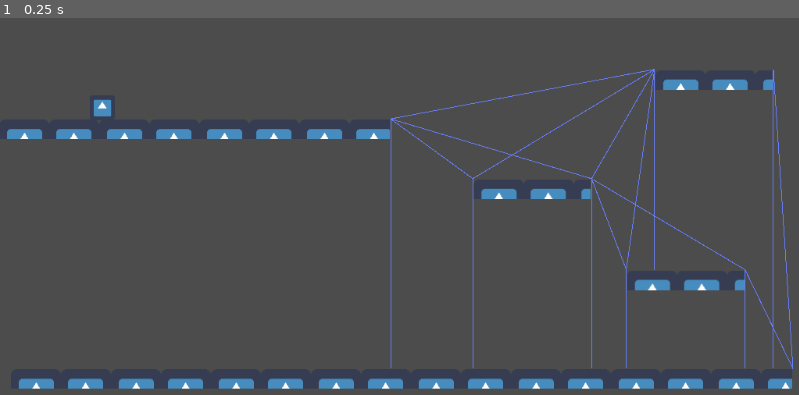
Above: before the commit, frame 1.
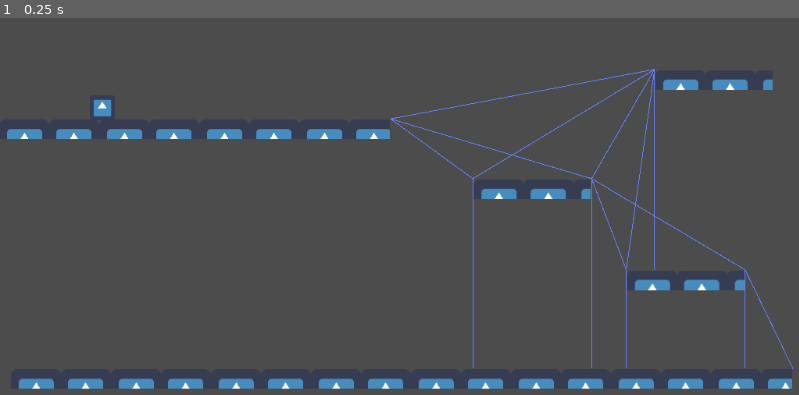
Above: after the commit, the same moment.

Repository: CiaranWoodward/LD48
Game: Godot game, scene res://Levels/TestLevel.tscn
The game is run twice, just before and just after one commit, with the same random seed, the same clock (stepped at 60 frames per second) and the same inputs. The engine's default icon, where the game draws it, is replaced by a stand-in: a white triangle on a blue panel in a dark square.
Inputs:
- Up to frame 1 (0.25 s): no input

The runs differ from the first frame. In frame 1, 0.5% of the frame differs, in the area x 48-100%, y 13-93%.

Commit message:
Expand navigation functionality
The fact that this works is simultaneously amazing and terrifying.
I'm trying not to throw up as I write this

Diff:
--- a/Enemies/SimpleEnemy.gd
+++ b/Enemies/SimpleEnemy.gd
@@ -2,7 +2,9 @@
 
 export var max_fallspeed = 700
 export var max_speed = 500
-export var max_jumpheight = 400
+export var max_jumpheight = 300
+export var max_fallheight = 300
+export var max_jump_up_time = 0.7
 
 #animation properties between 0 and 1
 export var fall_rate = 0.0
@@ -29,11 +31,41 @@
 
 func _physics_process(delta):
 	_handle_falling(delta)
+	_handle_idle(delta)
 	move_and_collide(Vector2(0, fall_rate * max_fallspeed) * delta)
+
+func _is_jump_possible(from : Vector2, to : Vector2) -> bool:
+	var heightincrease = from.y - to.y # This is backwards because y is inverted!
+	var xdist = abs(from.x - to.x)
+	var time_required = xdist/max_speed
+	var time_fromheight
+
+	if heightincrease < 0:
+		time_fromheight = -heightincrease/max_fallspeed
+	else:
+		time_fromheight = max_jump_up_time + (max_jumpheight-heightincrease)/max_fallspeed
+
+	# Too high
+	if heightincrease > max_jumpheight:
+		return false
+	# Too low
+	if heightincrease < -max_fallheight:
+		return false
+	# Too far
+	if time_required > time_fromheight:
+		return false
+	return true
 
 func _create_typed_navmap():
 	var map = get_parent().GetNavMeshCopy()
-	#TODO: Continue
+	for plat in map.keys():
+		var rmlist = []
+		for entry in map[plat]:
+			if !_is_jump_possible(entry["src"], entry["dst"]):
+				rmlist.append(entry)
+		for val in rmlist:
+			map[plat].erase(val)
+	get_parent().SetNavMeshForType(MY_TYPE, map)
 
 # Take a random, non-backtracking path to the destination
 func _repath_to(gpos : Vector2):
@@ -44,3 +76,4 @@
 	if astar == null:
 		_create_typed_navmap()
 		astar = get_parent().GetAstarForType(MY_TYPE)
+	astar.get_path(my_platform, dest_platform)
--- a/Levels/TestLevel.gd
+++ b/Levels/TestLevel.gd
@@ -21,6 +21,7 @@
 	var navmap
 	var idmap
 
+	# Initialise the astar with a navmap
 	func init(navmap, idmap):
 		self.navmap = navmap
 		self.idmap = idmap
@@ -29,6 +30,14 @@
 		for plat in navmap.keys():
 			for entry in navmap[plat]:
 				self.connect_points(plat.id, entry["other"].id)
+
+	# Get a path (as a list of platforms)
+	func get_path(start_plat, dst_plat):
+		var retlist = []
+		var idpath = self.get_id_path(start_plat.id, dst_plat.id)
+		for id in idpath:
+			retlist.append(idmap[id])
+		return retlist
 
 	func _compute_cost(from_id, to_id):
 		var list = navmap[idmap[from_id]]
@@ -51,6 +60,8 @@
 	if !_navmap_collided:
 		_navmap_collided = true
 		_collide_navmesh()
+		#TODO: Hack to draw navmap
+		$SimpleEnemy._create_typed_navmap()
 		_drawNavMesh()
 
 func _collide_navmesh():
@@ -70,7 +81,8 @@
 	if !drawNavMesh:
 		return
 	for plat in _platforms:
-		var lst = _platform_navmap[plat]
+		#var lst = _platform_navmap[plat]
+		var lst = _typed_navmap["simpleton"][plat]
 		for cnt in lst:
 			var line = Line2D.new()
 			line.width = 1
